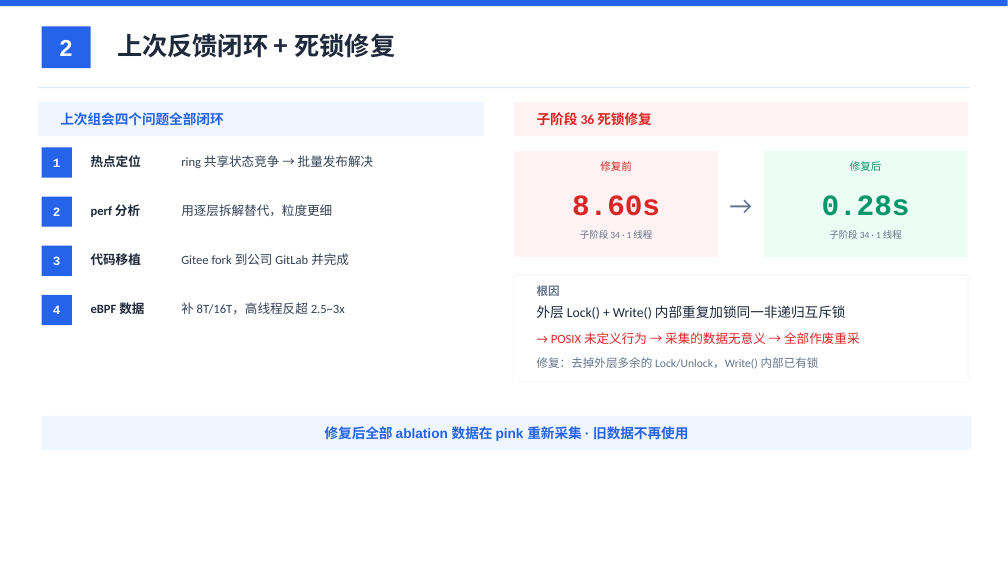
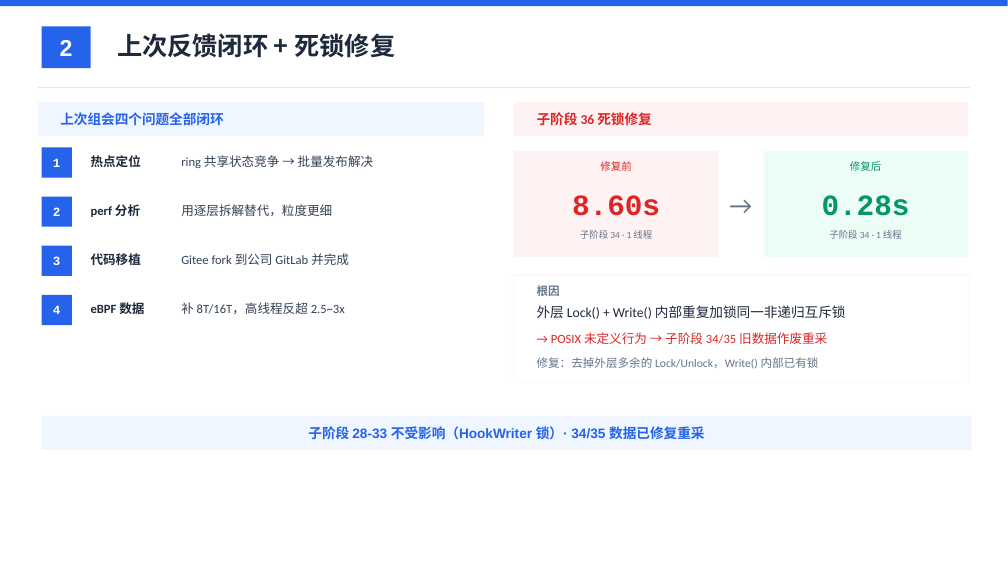
Before and after one commit to YiChiChen1106/Nativehook_linux_planb, a slide deck: slide 2 of presentation/native_hook_progress_2026-06-11.pptx. Drawn at 1008x567 pixels with LibreOffice and Linux fonts; fonts in the diff are those of the drawing. Boxes give left, top, right and bottom in pixels: in the first picture for what was removed or moved away, otherwise in the second. Text is boxed around its words. In the diff, an @@ line names an element or a change of style, - is before the commit and + after.

```diff
--- a/presentation/native_hook_progress_2026-06-11.pptx
+++ b/presentation/native_hook_progress_2026-06-11.pptx
@@ text at (551, 332, 827, 344): text changed @@
-→ POSIX 未定义行为 → 采集的数据无意义 → 全部作废重采
+→ POSIX 未定义行为 → 子阶段 34/35 旧数据作废重采
@@ text at (308, 426, 704, 440): text changed @@
-修复后全部 ablation 数据在 pink 重新采集 · 旧数据不再使用
+子阶段 28-33 不受影响（HookWriter 锁）· 34/35 数据已修复重采
```
Also in this commit, not shown: 3 other files.
